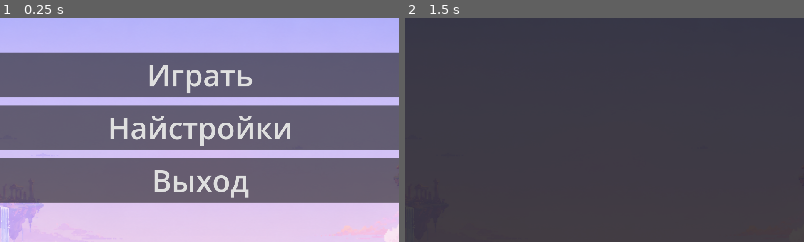
Above: before the commit, frames 1-2 (left to right).
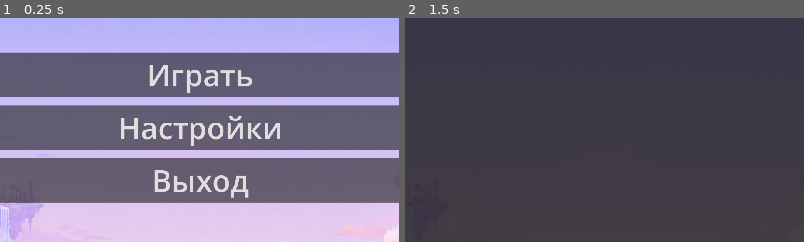
Above: after the commit, the same moments.

Repository: scalaragg/individual_projekt
Game: Godot game, scene res://tscns/menu.tscn
Same seed, same stepped clock (60 frames per second), same inputs: the game is played once before the commit and once after it.
Inputs:
- Up to frame 1 (0.25 s): no input
- Up to frame 2 (1.5 s): click "Найстройки" (after the commit: "Настройки") at 0.5 s; click "Экран" at 1.25 s
The pictures show only the part of the screen within x 25-75%, y 26-76%; the shares and areas given below are measured in that part.

The runs differ from the first frame. In frame 1, 1.9% of the frame differs, in the area x 27-73%, y 43-58%; in frame 2, nothing differs.

Commit message:
e to i -й

Diff:
--- a/echo-weaver-prototype-(copy)/tscns/level2.tscn
+++ b/echo-weaver-prototype-(copy)/tscns/level2.tscn
@@ -646,7 +646,7 @@
 
 [node name="HintPromt3" parent="." unique_id=1816076055 instance=ExtResource("14_34b0a")]
 position = Vector2(1259, -281)
-hint_text = "Орб - еденица улучшения оружия"
+hint_text = "Орб - единица улучшения оружия"
 
 [node name="Sprite2D" parent="HintPromt3/Visual" parent_id_path=PackedInt32Array(1816076055, 1748423725) index="0" unique_id=2137496357]
 position = Vector2(117.99999, 68.99999)
--- a/echo-weaver-prototype-(copy)/tscns/menu.tscn
+++ b/echo-weaver-prototype-(copy)/tscns/menu.tscn
@@ -80,7 +80,7 @@
 [node name="SettingsButton" type="Button" parent="Control/VBoxContainer2" unique_id=2081093311]
 layout_mode = 2
 theme_override_font_sizes/font_size = 72
-text = "Найстройки"
+text = "Настройки"
 
 [node name="QuitButton" type="Button" parent="Control/VBoxContainer2" unique_id=44740665]
 layout_mode = 2
@@ -88,6 +88,7 @@
 text = "Выход"
 
 [node name="SettingsPanel" type="Panel" parent="." unique_id=665321716]
+visible = false
 layout_mode = 1
 anchors_preset = 15
 anchor_right = 1.0
Not shown, changed: echo-weaver-prototype-(copy)/export_presets.cfg
Not shown, added: echo_waver/echo_weaver.console.console.exe
Not shown, changed: echo_waver/echo_weaver.console.exe
Not shown, added: echo_waver/echo_weaver.console.pck
Not shown, changed: echo_waver/echo_weaver.exe
Not shown, changed: echo_waver/echo_weaver.pck
